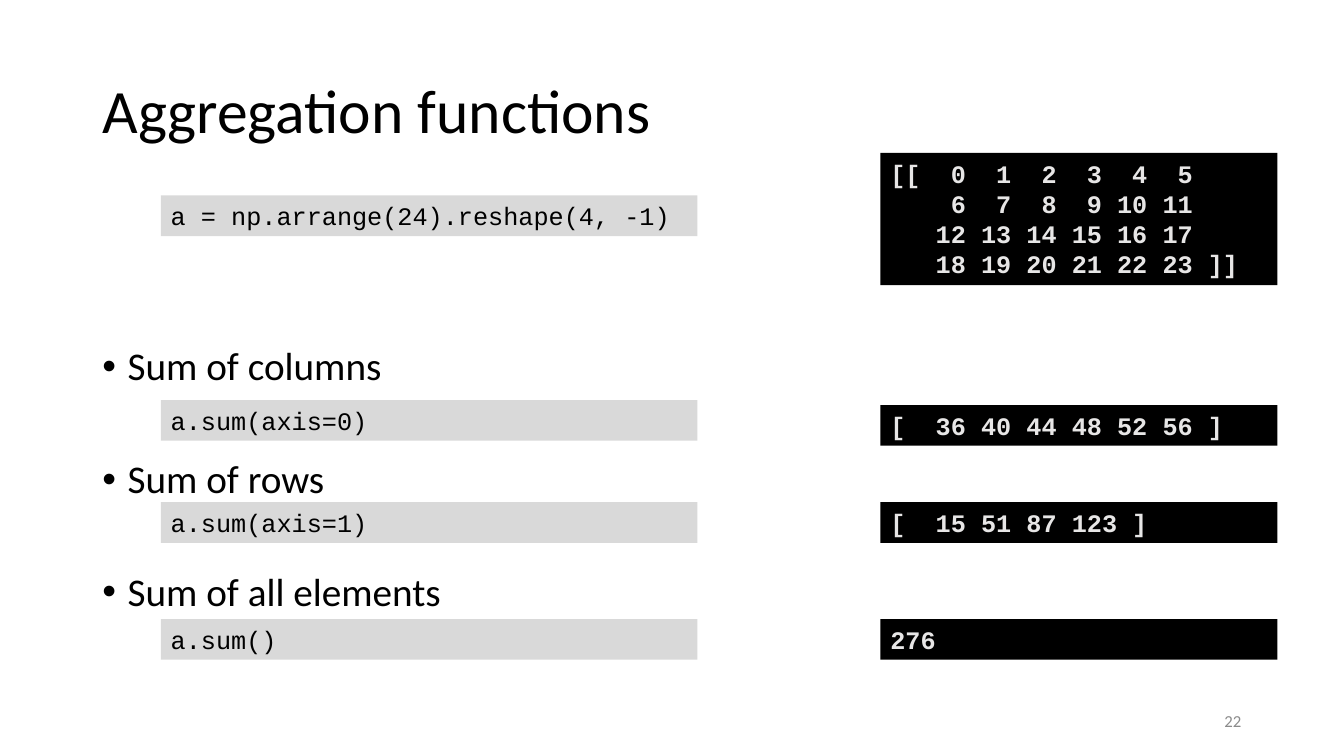
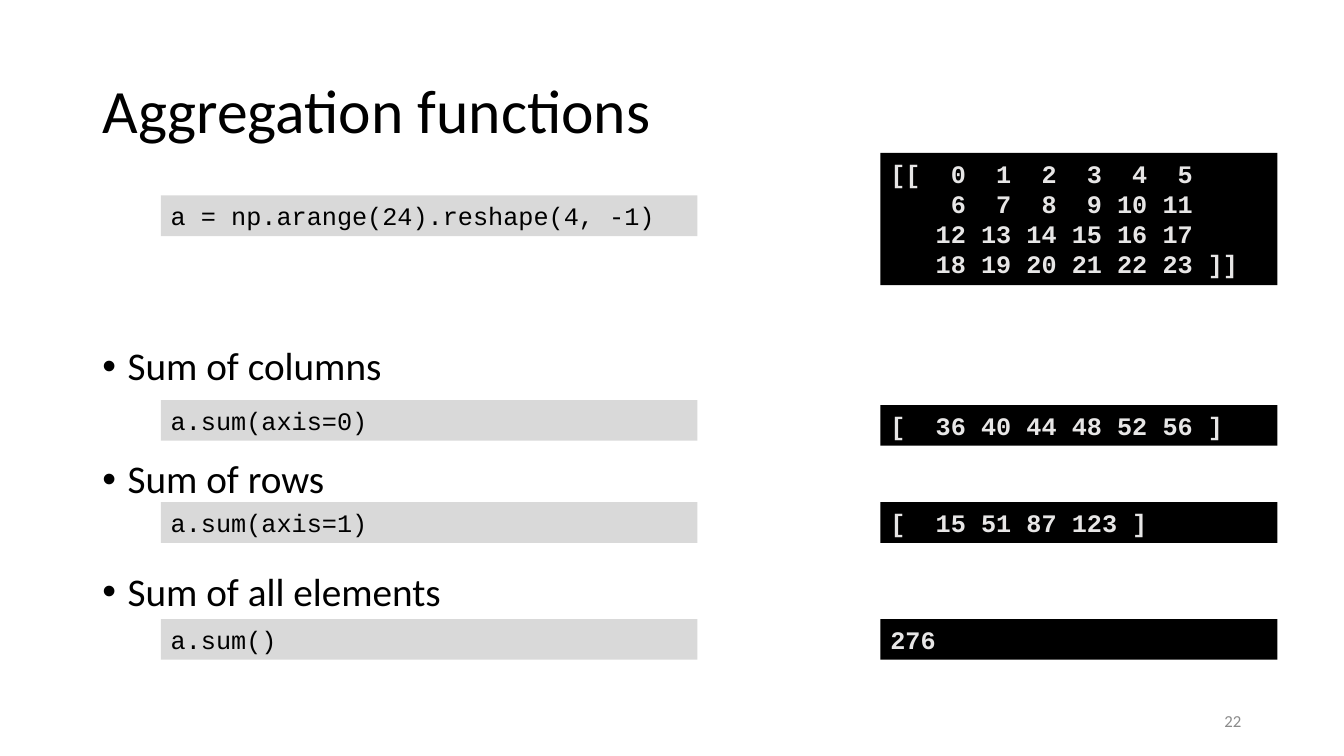
Before and after one commit to gjbex/Scientific-Python, a slide deck: slide 22 of scientific_python.pptx. Drawn at 1344x756 pixels with LibreOffice and Linux fonts; fonts in the diff are those of the drawing. Boxes give left, top, right and bottom in pixels: in the first picture for what was removed or moved away, otherwise in the second. Text is boxed around its words. In the diff, an @@ line names an element or a change of style, - is before the commit and + after.

Commit message:
Fix typo

```diff
--- a/scientific_python.pptx
+++ b/scientific_python.pptx
@@ text in rectangle at box(171, 207, 654, 231): text changed @@
-a = np.arrange(24).reshape(4, -1)
+a = np.arange(24).reshape(4, -1)
```
